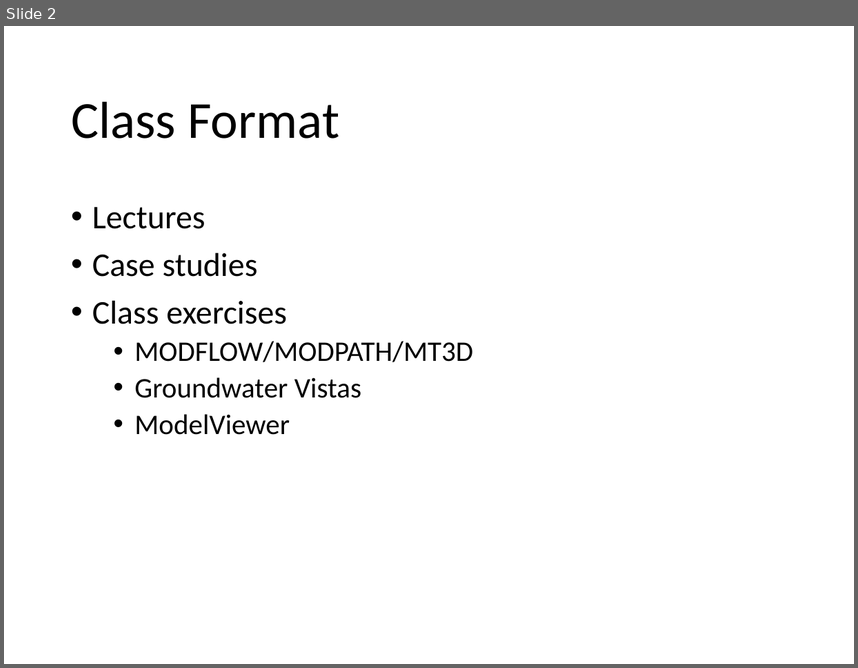
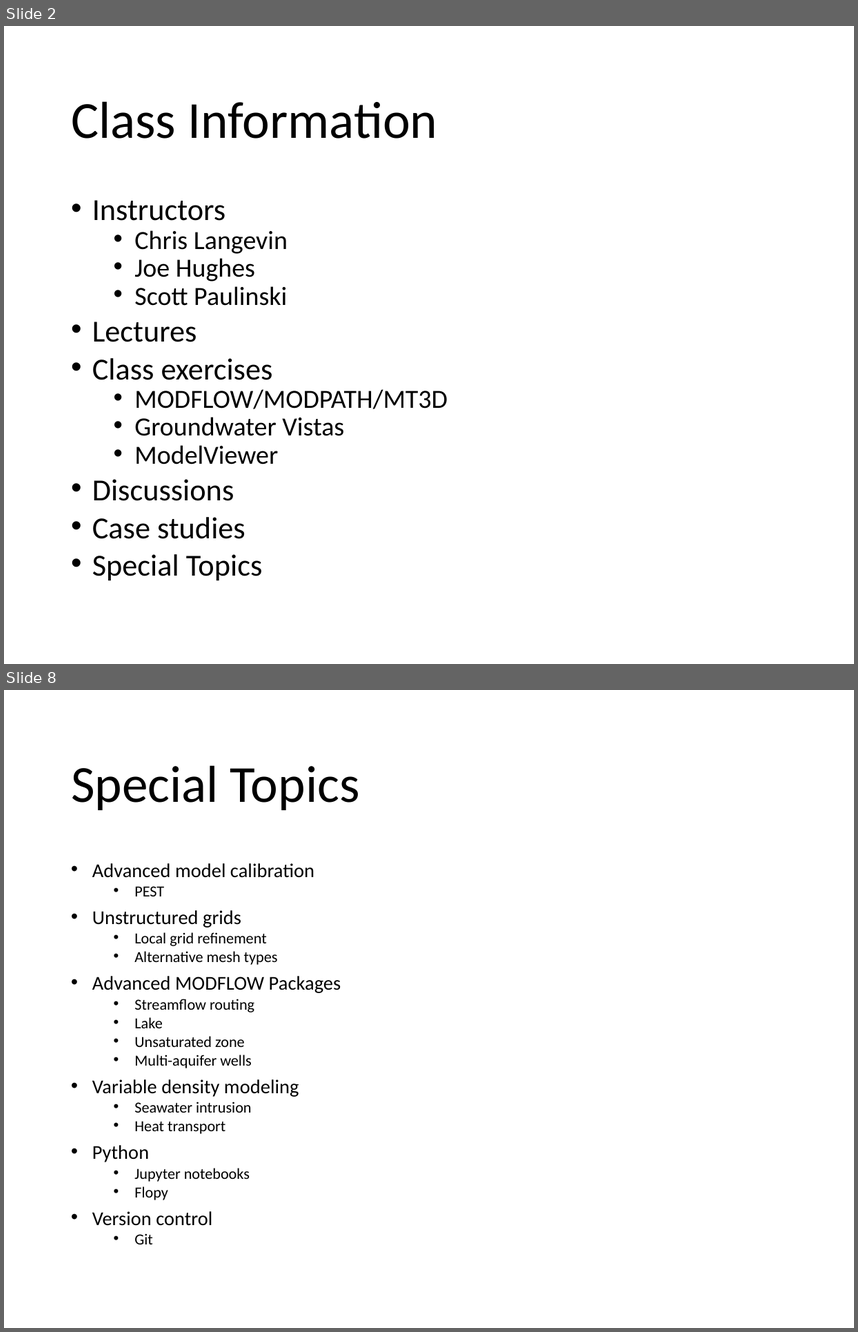
Before and after one commit to behroozetebari/navy2018_classrepo, a slide deck: presentations/Lecture00_Class_Introduction.pptx. Shown one above the other, each under a label of ours: slide 2 before the commit, slides 2 and 8 after it; the slides between them are not shown. The pictures are 858x668 and 858x1332 pixels, drawn with LibreOffice and Linux fonts; fonts in the diff are those of the drawing. Boxes give left, top, right and bottom in pixels: in the first picture for what was removed or moved away, otherwise in the second. Text is boxed around its words. In the diff, an @@ line names an element or a change of style, - is before the commit and + after.

Commit message:
Updated the class introduction presentation

```diff
--- a/presentations/Lecture00_Class_Introduction.pptx
+++ b/presentations/Lecture00_Class_Introduction.pptx
@@ slide 8 added at <box>4,690,854,1328</box>, background #FFFFFF @@
@@ title added at <box>71,765,360,810</box>, 44 pt, text #000000 @@
+Special Topics
@@ text added at <box>92,863,341,1244</box>, 12.9 pt, text #000000 @@
+• Advanced model calibration
+  • PEST
+• Unstructured grids
+  • Local grid refinement
+  • Alternative mesh types
+• Advanced MODFLOW Packages
+  • Streamflow routing
+  • Lake
+  • Unsaturated zone
+  • Multi-aquifer wells
+• Variable density modeling
+  • Seawater intrusion
+  • Heat transport
+• Python
+  • Jupyter notebooks
+  • Flopy
+• Version control
+  • Git
@@ slide 2 changed as well @@
@@ title at <box>71,101,437,138</box>: text changed @@
-Class Format
+Class Information
@@ text at <box>92,200,288,305</box>: paragraphs added @@
+• Instructors
+  • Chris Langevin
+  • Joe Hughes
+  • Scott Paulinski
@@ text at <box>92,252,258,276</box>: paragraph removed @@
-• Case studies
@@ text at <box>92,321,448,464</box>: size 28 to 25.9 pt in "Lectures", "Class exercises"; size 24 to 22.2 pt in "MODFLOW/MODPATH/MT3D", "Groundwater Vistas", "ModelViewer"; line spacing 0.9 to 0.7 @@
@@ text at <box>92,479,263,580</box>: paragraphs added @@
+• Discussions
+• Case studies
+• Special Topics
```
Also in this commit, not shown: 1 other slide changed, 5 other slides added, 2 slides removed.
